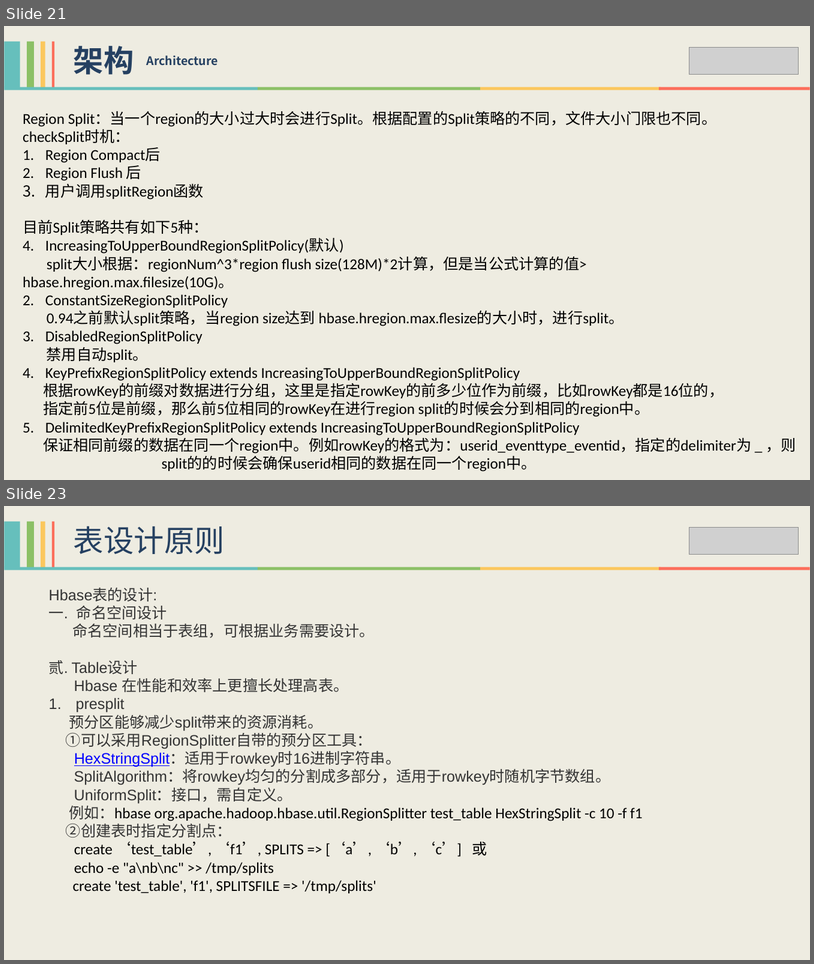
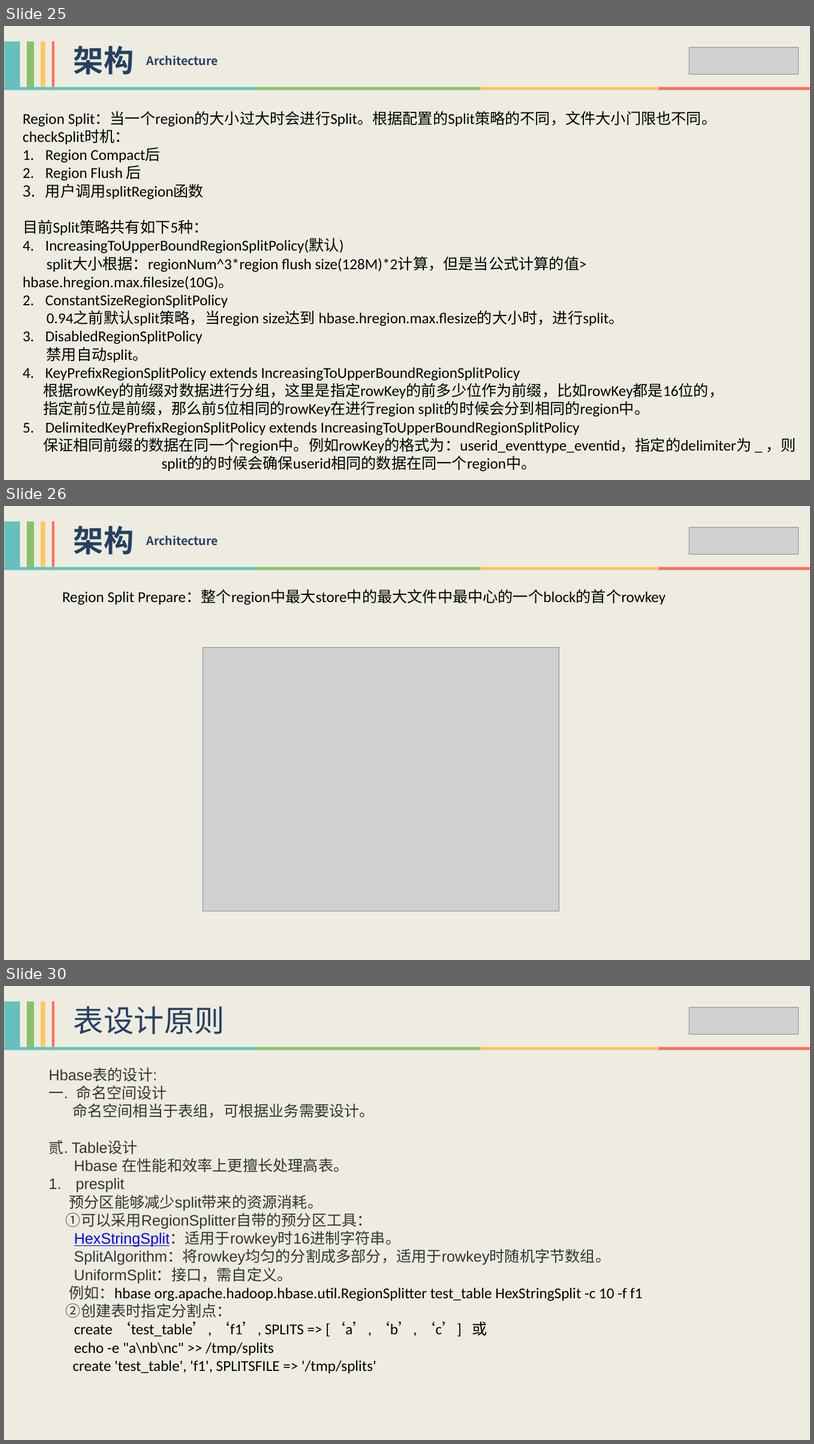
Before and after one commit to xiaoguoqiang/data, a slide deck: HBase技术分享-李强.pptx. Shown one above the other, each under a label of ours: slides 21 and 23 before the commit, slides 25, 26 and 30 after it; the slides between them are not shown. The pictures are 814x964 and 814x1444 pixels, drawn with LibreOffice and Linux fonts; fonts in the diff are those of the drawing; grey boxes stand for pictures. Boxes give left, top, right and bottom in pixels: in the first picture for what was removed or moved away, otherwise in the second. Text is boxed around its words. In the diff, an @@ line names an element or a change of style, - is before the commit and + after.

Commit message:
modify compaction and split

```diff
--- a/HBase技术分享-李强.pptx
+++ b/HBase技术分享-李强.pptx
@@ slide 26 added at <box>4,506,810,960</box>, background #EEECE1 @@
@@ group added at <box>4,521,54,567</box>: 4 rectangles @@
@@ text added at <box>74,526,134,555</box>, 36 pt, text #254061, bold @@
+架构
@@ text added at <box>146,535,218,546</box>, 14 pt, text #254061, bold @@
+Architecture
@@ picture added at <box>690,527,799,555</box> @@
@@ group added at <box>4,567,810,570</box>: 4 rectangles @@
@@ text added at <box>62,590,666,605</box>, 18 pt, text #000000 @@
+Region Split Prepare：整个region中最大store中的最大文件中最中心的一个block的首个rowkey
@@ picture added at <box>203,647,560,910</box> @@
@@ what was slide 21 is now slide 25 @@
@@ what was slide 23 is now slide 30 @@
```
Also in this commit, not shown: 4 slides changed, 6 other slides added.
